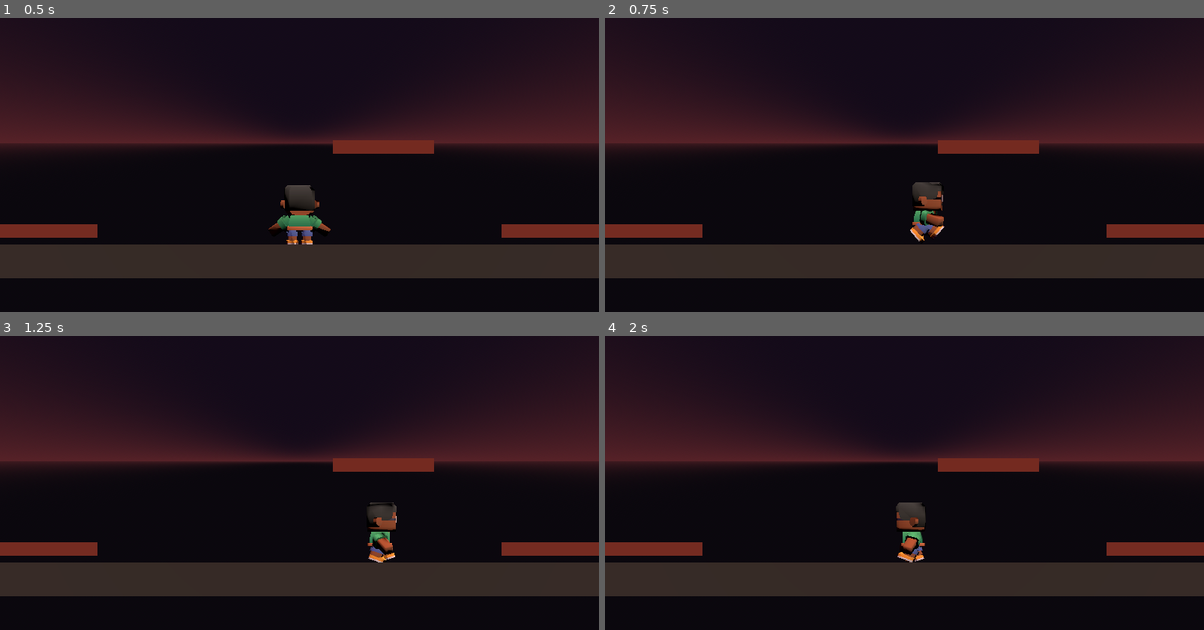
Above: before the commit, frames 1-4 (two rows, left to right).
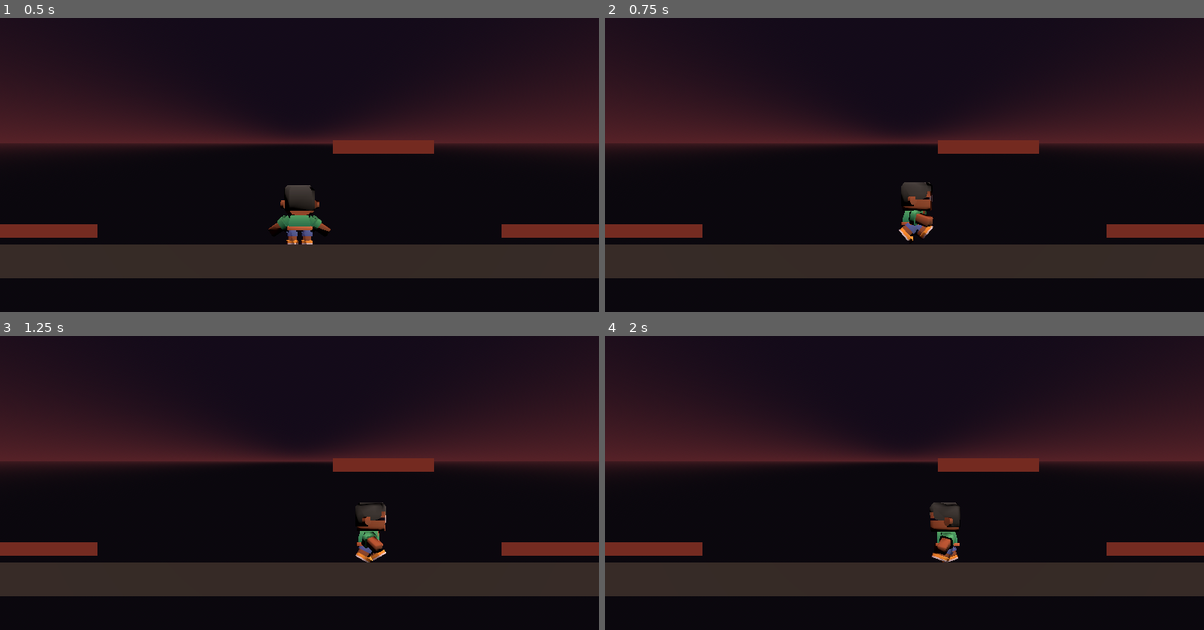
Above: after the commit, the same moments.

Repository: Sangope/DuelsSouls
Game: Godot game, scene res://main.tscn
Same seed, same stepped clock (60 frames per second), same inputs: the game is played once before the commit and once after it.
Inputs:
- Up to frame 1 (0.5 s): no input
- Up to frame 2 (0.75 s): tap Enter at 0.5 s; hold D (move_right) from 0.53 s (still down)
- Up to frame 3 (1.25 s): keep holding D (move_right); tap Space (saltar) at 0.77 s
- Up to frame 4 (2 s): release D (move_right) at 1.28 s; hold A (move_left) from 1.28 s (still down); tap Space (saltar) at 1.52 s

Frame 1 is identical in both runs. In frame 2, 0.9% of the frame differs, in the area x 49-57%, y 55-77%; in frame 3, 0.9%; in frame 4, 1.4%, in the area x 48-60%, y 56-78%.

Commit message:
T7 N2 - Tarea A - arranque y frenado

Diff:
--- a/personaje.gd
+++ b/personaje.gd
@@ -1,6 +1,7 @@
 extends CharacterBody3D
 
 @export var speed = 3.5
+@export var tiempo_arranque = 0.2
 @export var gravedad = 28.0
 @export var altura_salto = 1.4
 @onready var anim = $Modelo/AnimationPlayer
@@ -9,6 +10,7 @@
 var multiplicador = 1.0     # 1 = rapidez normal, 0.5 = la mitad, 0 = quieto
 var empuje = Vector3.ZERO   # velocidad extra en m/s (dash, retroceso)
 var accion = ""             # animación de la acción; "" = ninguna
+var avance = 0.0            # la parte de la velocidad que dan las teclas
 
 
 func _physics_process(delta):
@@ -18,7 +20,9 @@
 		velocity.y = sqrt(2 * gravedad * altura_salto)
 
 	var lado = Input.get_axis("move_left", "move_right")
-	velocity.x = lado * speed * multiplicador + empuje.x
+	var paso = speed / tiempo_arranque * delta
+	avance = move_toward(avance, lado * speed * multiplicador, paso)
+	velocity.x = avance + empuje.x
 
 	if lado != 0:
 		rotation.y = -PI / 2 * sign(lado)   # mira hacia +X o hacia -X
@@ -26,7 +30,7 @@
 		anim.play(accion)
 	elif not is_on_floor():
 		anim.play("jump" if velocity.y > 0 else "fall")
-	elif lado != 0:
+	elif absf(avance) > 0.1:
 		anim.play("walk")
 	else:
 		anim.play("idle")
